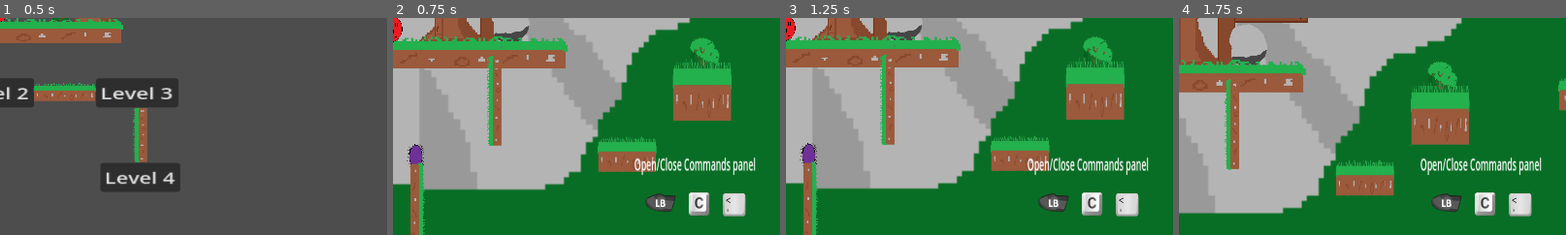
Above: before the commit, frames 1-4 (left to right).
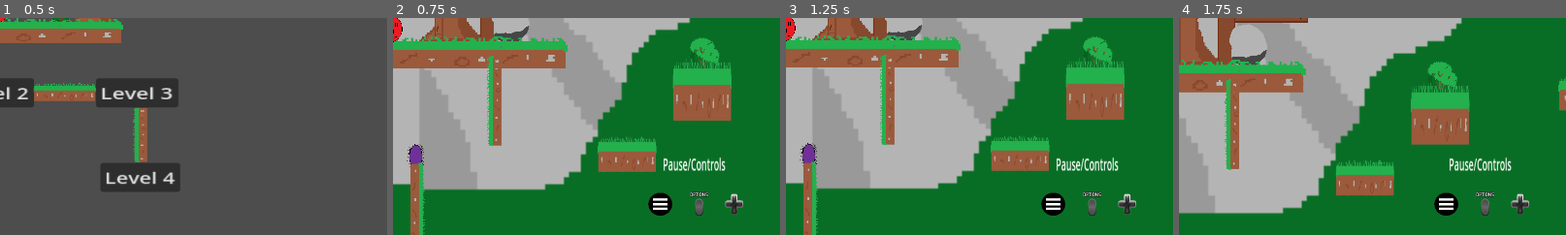
Above: after the commit, the same moments.

Repository: Mahnwe/TheBallThatWasUwU
Game: Godot game, scene res://Scenes/menu.tscn
Same seed, same stepped clock (60 frames per second), same inputs: the game is played once before the commit and once after it.
Inputs (mouse positions are % of the whole screen's width and height, from its top left):
- Up to frame 1 (0.5 s): no input
- Up to frame 2 (0.75 s): click "Level 1" at 0.5 s
- Up to frame 3 (1.25 s): no input
- Up to frame 4 (1.75 s): tap Enter at 1.25 s; move the mouse to (72, 45) at 1.27 s; hold D (move_right) from 1.28 s (still down); tap X (dash) at 1.35 s; click (72, 45) at 1.42 s; tap Space (jump) at 1.52 s
The pictures show only the part of the screen within x 50-100%, y 50-100%; the shares and areas given below are measured in that part.

Frame 1 is identical in both runs. In frame 2, 3.0% of the frame differs, in the area x 62-94%, y 64-92%; in frame 3, 3.0%; in frame 4, 3.0%.

Commit message:
Rework Pause UI and put controls view into it to simplify UI and UI interactions, change the indication label and images in player.tscn

Diff:
--- a/Scenes/pause.tscn
+++ b/Scenes/pause.tscn
@@ -9,6 +9,7 @@
 [ext_resource type="Texture2D" uid="uid://c83bhjcbi4555" path="res://Arts/ControllerControls/SelectController-removebg-preview.png" id="7_he205"]
 [ext_resource type="Texture2D" uid="uid://chi8fx5di1r7n" path="res://Arts/ControllerControls/Menu-removebg-preview.png" id="8_rgm4r"]
 [ext_resource type="Texture2D" uid="uid://bwv5alhg5rklv" path="res://Arts/ControllerControls/Switch+-removebg-preview.png" id="9_set0a"]
+[ext_resource type="PackedScene" uid="uid://cp0mu2e8kcon" path="res://Scenes/commands_ui.tscn" id="10_3eqxx"]
 
 [node name="Pause" type="Control"]
 z_index = 5
@@ -19,54 +20,57 @@
 grow_horizontal = 2
 grow_vertical = 2
 
-[node name="ColorRect" type="ColorRect" parent="."]
-z_index = -1
-layout_mode = 0
-offset_left = 651.0
-offset_top = 181.0
-offset_right = 699.0
-offset_bottom = 224.0
-scale = Vector2(12.46, 5.88)
-
 [node name="Label" type="Label" parent="."]
 z_index = 5
 layout_mode = 0
-offset_left = 701.0
-offset_top = 226.0
-offset_right = 764.0
-offset_bottom = 254.0
-scale = Vector2(7.8, 4.8)
+offset_left = 681.0
+offset_top = 50.0
+offset_right = 837.0
+offset_bottom = 119.0
+scale = Vector2(3.58679, 3.28)
 theme_override_colors/font_color = Color(0.725349, 0, 0.0495564, 1)
-theme_override_font_sizes/font_size = 20
+theme_override_font_sizes/font_size = 50
 text = "PAUSE"
+
+[node name="ColorRect" type="ColorRect" parent="Label"]
+z_index = -1
+layout_mode = 0
+offset_left = -20.2212
+offset_top = -7.26744
+offset_right = -13.2212
+offset_bottom = 0.732559
+scale = Vector2(28.6963, 10.8095)
+color = Color(0.219501, 0.219501, 0.219501, 1)
 
 [node name="Label2" type="Label" parent="."]
 z_index = 5
 layout_mode = 0
-offset_left = 265.0
-offset_top = 828.0
-offset_right = 397.0
-offset_bottom = 929.0
-scale = Vector2(2.92302, 1.95431)
+offset_left = 1288.0
+offset_top = 549.0
+offset_right = 1441.0
+offset_bottom = 650.0
+scale = Vector2(3.44302, 2.47431)
 theme_override_colors/font_color = Color(0, 0, 0, 1)
+theme_override_font_sizes/font_size = 20
 text = "Return to menu"
 
 [node name="Sprite2D" type="Sprite2D" parent="Label2"]
-position = Vector2(68.0803, 66.008)
+position = Vector2(79.698, 66.008)
 scale = Vector2(0.116414, 0.140313)
 texture = ExtResource("1_xaoi5")
 
 [node name="ColorRect2" type="ColorRect" parent="Label2"]
 z_index = -1
 layout_mode = 0
-offset_left = -23.0
-offset_top = -4.0
-offset_right = 22.0
+offset_left = -11.3823
+offset_top = -3.99995
+offset_right = 33.6177
 offset_bottom = 59.0
 scale = Vector2(3.95883, 2.78068)
+color = Color(0.219501, 0.219501, 0.219501, 1)
 
 [node name="Sprite2D2" type="Sprite2D" parent="Label2"]
-position = Vector2(13.0002, 134.063)
+position = Vector2(24.6179, 134.063)
 scale = Vector2(0.349739, 0.440286)
 texture = ExtResource("2_g1xuu")
 
@@ -80,23 +84,24 @@
 
 [node name="Label3" type="Label" parent="."]
 z_index = 5
-layout_mode = 0
-offset_left = 1257.0
-offset_top = 820.0
-offset_right = 1434.0
-offset_bottom = 921.0
-scale = Vector2(2.88, 1.92)
+offset_left = 1274.0
+offset_top = 1153.0
+offset_right = 1451.0
+offset_bottom = 1254.0
+scale = Vector2(3.28, 2.28)
 theme_override_colors/font_color = Color(0, 0, 0, 1)
-text = "          Continue"
+theme_override_font_sizes/font_size = 20
+text = "        Continue"
 
 [node name="ColorRect2" type="ColorRect" parent="Label3"]
 z_index = -1
 layout_mode = 0
-offset_left = -15.0
+offset_left = -6.0
 offset_top = -4.0
-offset_right = 26.0
+offset_right = 32.0
 offset_bottom = 60.0
 scale = Vector2(4.90278, 2.86957)
+color = Color(0.219501, 0.219501, 0.219501, 1)
 
 [node name="Sprite2D" type="Sprite2D" parent="Label3"]
 position = Vector2(49.6528, 65.625)
@@ -121,3 +126,9 @@
 [node name="Sprite2D2" type="Sprite2D" parent="Label3/Sprite2D2"]
 position = Vector2(273.346, 4.16475)
 texture = ExtResource("9_set0a")
+
+[node name="CommandsUI" parent="." instance=ExtResource("10_3eqxx")]
+offset_top = 381.0
+offset_right = 1200.0
+offset_bottom = 1101.0
+scale = Vector2(1, 1.8)
--- a/Scenes/player.tscn
+++ b/Scenes/player.tscn
@@ -3,16 +3,16 @@
 [ext_resource type="Script" path="res://Scripts/player.gd" id="1_24gvc"]
 [ext_resource type="Texture2D" uid="uid://dbrwk67lnlp18" path="res://Arts/SpritesPersoBall/UwUSpriteBallFront-removebg-preview.png" id="2_g0yss"]
 [ext_resource type="PackedScene" uid="uid://c5pqy18mxsyby" path="res://Scenes/ui.tscn" id="2_rhkkp"]
+[ext_resource type="Texture2D" uid="uid://bwv5alhg5rklv" path="res://Arts/ControllerControls/Switch+-removebg-preview.png" id="3_ytwi2"]
 [ext_resource type="Texture2D" uid="uid://diefribiugm3m" path="res://Arts/SpritesPersoBall/UwUSpriteBallDead-removebg-preview.png" id="4_02vbv"]
+[ext_resource type="Texture2D" uid="uid://c83bhjcbi4555" path="res://Arts/ControllerControls/SelectController-removebg-preview.png" id="4_5dwnd"]
 [ext_resource type="Texture2D" uid="uid://c2005s45nfh52" path="res://Arts/SpritePersoDash/SpritePersoDash2-removebg-preview.png" id="4_157te"]
 [ext_resource type="Texture2D" uid="uid://cqp3ll46bo27n" path="res://Arts/SpritesPersoBall/UwUSpriteBallRight-removebg-preview.png" id="4_bp6ha"]
 [ext_resource type="Texture2D" uid="uid://dnugkqa4d7tfa" path="res://Arts/NewAnimSpriteBall/UwUSpriteBallRight1.5-removebg-preview.png" id="4_je60a"]
 [ext_resource type="Texture2D" uid="uid://bklk682klvor3" path="res://Arts/SpritesPersoBall/UwUSpriteBallRight2-removebg-preview.png" id="4_lx36c"]
-[ext_resource type="Texture2D" uid="uid://dq7p41nue3lsr" path="res://Arts/KeyboardControls/Ckey-removebg-preview.png" id="4_t2j0q"]
 [ext_resource type="Texture2D" uid="uid://b3h7mq0abcqhm" path="res://Arts/SpritesPersoBall/UwUSpriteBallRight3-removebg-preview.png" id="5_1nd78"]
-[ext_resource type="Texture2D" uid="uid://egs8r22onfmg" path="res://Arts/ControllerControls/LBbutton-removebg-preview.png" id="5_fn4in"]
+[ext_resource type="Texture2D" uid="uid://chi8fx5di1r7n" path="res://Arts/ControllerControls/Menu-removebg-preview.png" id="5_dqha1"]
 [ext_resource type="Texture2D" uid="uid://heukqqvjk1t7" path="res://Arts/SpritePersoDash/SpritePersoDash3-removebg-preview.png" id="5_q6oje"]
-[ext_resource type="Texture2D" uid="uid://bifgwrqjt20is" path="res://Arts/KeyboardControls/Commakey-removebg-preview.png" id="5_w2qmr"]
 [ext_resource type="Texture2D" uid="uid://c2ftocachgsg2" path="res://Arts/NewAnimSpriteBall/UwUSpriteBallRight2.5-removebg-preview.png" id="6_7yqso"]
 [ext_resource type="Texture2D" uid="uid://c4ukjf7cupgrp" path="res://Arts/SpritesPersoBall/UwUSpriteBallRight4-removebg-preview.png" id="6_raa1c"]
 [ext_resource type="Texture2D" uid="uid://dgyamti7exbgx" path="res://Arts/SpriteCharacterJump/SpriteJumpAnim1-removebg-preview.png" id="7_ibe2s"]
@@ -147,22 +147,22 @@
 offset_bottom = 922.0
 scale = Vector2(1.05147, 2.14183)
 theme_override_font_sizes/font_size = 20
-text = "Open/Close Commands panel"
+text = "             Pause/Controls"
 
 [node name="Sprite2D3" type="Sprite2D" parent="Camera2D/CanvasLayer/Commands"]
 position = Vector2(235.384, 61.6295)
-scale = Vector2(0.231413, 0.124218)
-texture = ExtResource("5_w2qmr")
+scale = Vector2(0.453958, 0.25495)
+texture = ExtResource("3_ytwi2")
 
 [node name="Sprite2D2" type="Sprite2D" parent="Camera2D/CanvasLayer/Commands"]
 position = Vector2(152.662, 60.6957)
-scale = Vector2(0.346085, 0.192982)
-texture = ExtResource("4_t2j0q")
+scale = Vector2(0.453958, 0.25495)
+texture = ExtResource("4_5dwnd")
 
 [node name="Sprite2D" type="Sprite2D" parent="Camera2D/CanvasLayer/Commands"]
 position = Vector2(61.3427, 60.9292)
-scale = Vector2(0.598008, 0.374827)
-texture = ExtResource("5_fn4in")
+scale = Vector2(0.30179, 0.142896)
+texture = ExtResource("5_dqha1")
 
 [node name="AnimatedSprite2D" type="AnimatedSprite2D" parent="."]
 visibility_layer = 2
Not shown: 1 places in Scenes/pause.tscn that only renumber resources
